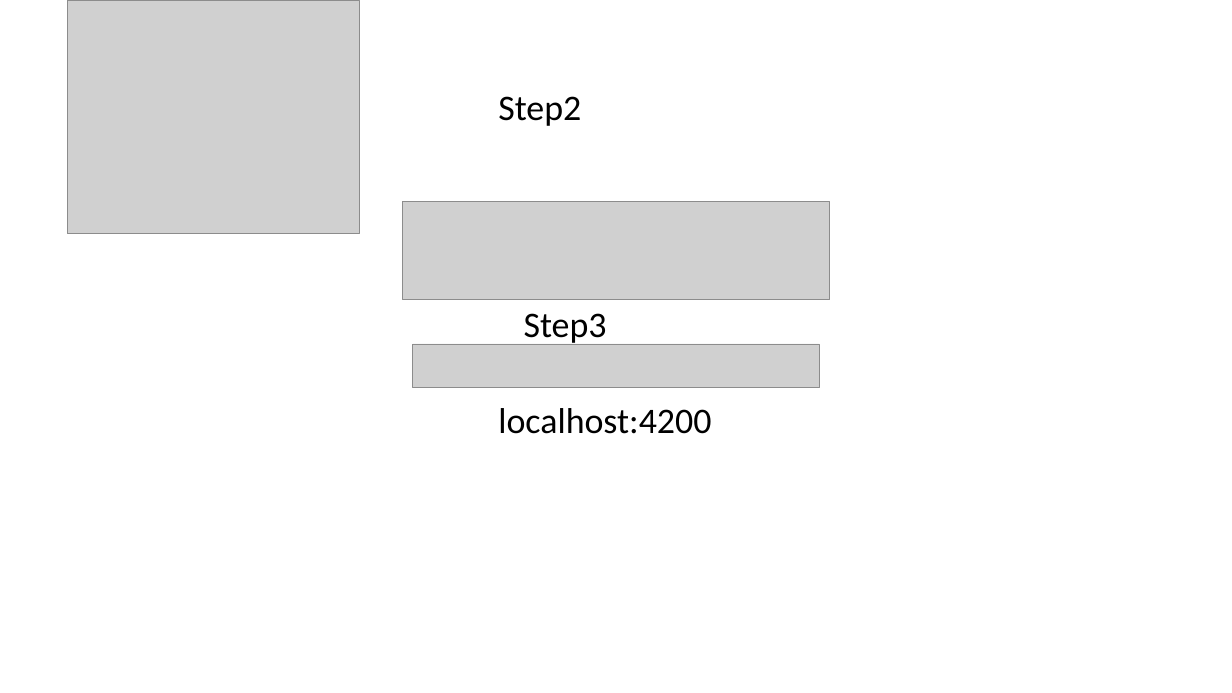
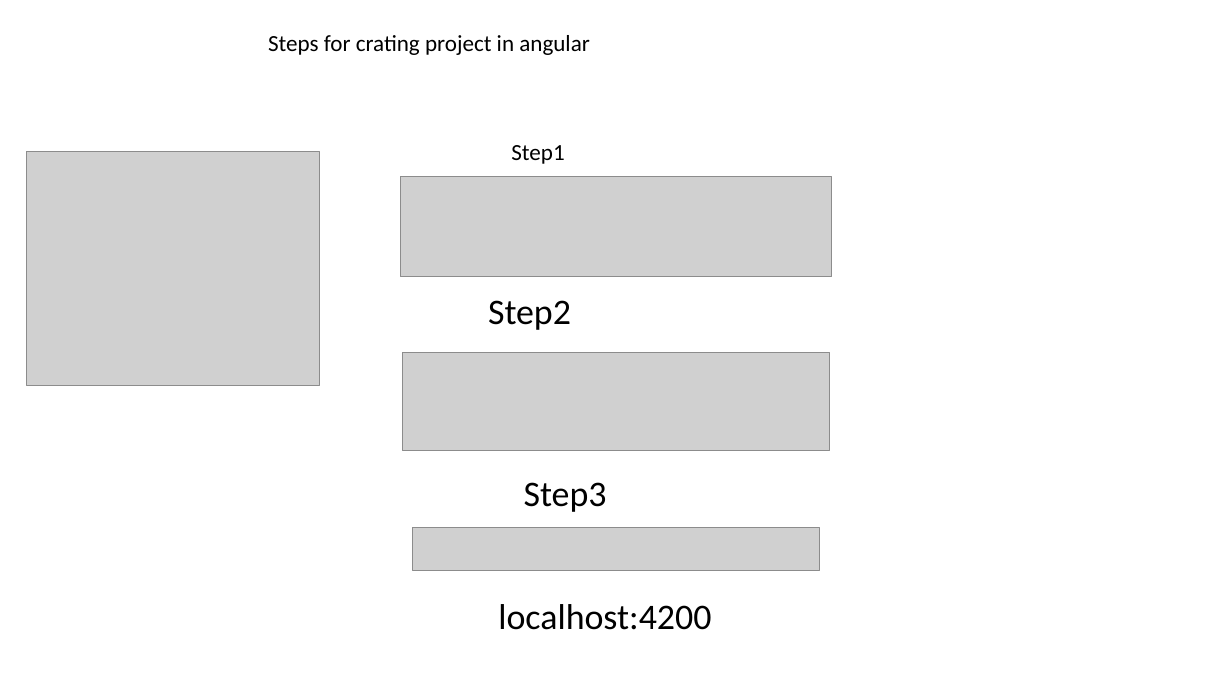
Before and after one commit to ankit078622/AnkitJaisawal2021, a slide deck: slide 9 of Ankit/Screeshots of all topics/servlet angular.pptx. Drawn at 1232x693 pixels with LibreOffice and Linux fonts; fonts in the diff are those of the drawing; grey boxes stand for pictures. Boxes give left, top, right and bottom in pixels: in the first picture for what was removed or moved away, otherwise in the second. Text is boxed around its words. In the diff, an @@ line names an element or a change of style, - is before the commit and + after.

Commit message:
Angular

```diff
--- a/Ankit/Screeshots of all topics/servlet angular.pptx
+++ b/Ankit/Screeshots of all topics/servlet angular.pptx
@@ text added at bbox=[268, 35, 590, 55], 18 pt, text #000000 @@
+Steps for crating project in angular
@@ text added at bbox=[511, 145, 564, 164], 18 pt, text #000000 @@
+Step1
@@ picture: place and size @@
-picture at bbox=[67, 0, 360, 234]
+picture at bbox=[27, 152, 319, 385]
@@ picture added at bbox=[400, 177, 832, 276] @@
@@ text "Step2": place and size @@
-text "Step2" at bbox=[498, 96, 581, 126]
+text "Step2" at bbox=[488, 300, 571, 330]
@@ picture: place and size @@
-picture at bbox=[402, 201, 829, 299]
+picture at bbox=[402, 352, 829, 450]
@@ text "Step3": place and size @@
-text "Step3" at bbox=[524, 313, 607, 346]
+text "Step3" at bbox=[524, 482, 607, 512]
@@ picture: place and size @@
-picture at bbox=[413, 344, 820, 387]
+picture at bbox=[413, 528, 820, 571]
@@ text "localhost:4200": place and size @@
-text "localhost:4200" at bbox=[498, 408, 711, 434]
+text "localhost:4200" at bbox=[498, 604, 711, 630]
```
Also in this commit, not shown: 1 other slide changed, 5 slides added.
